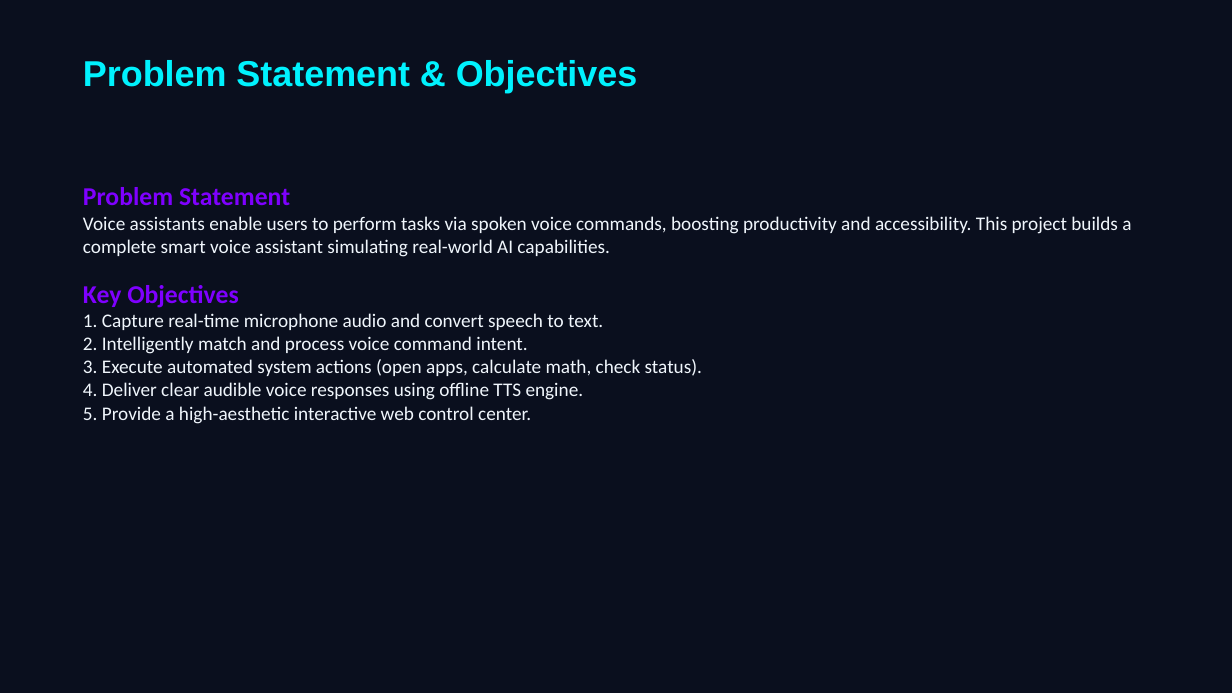
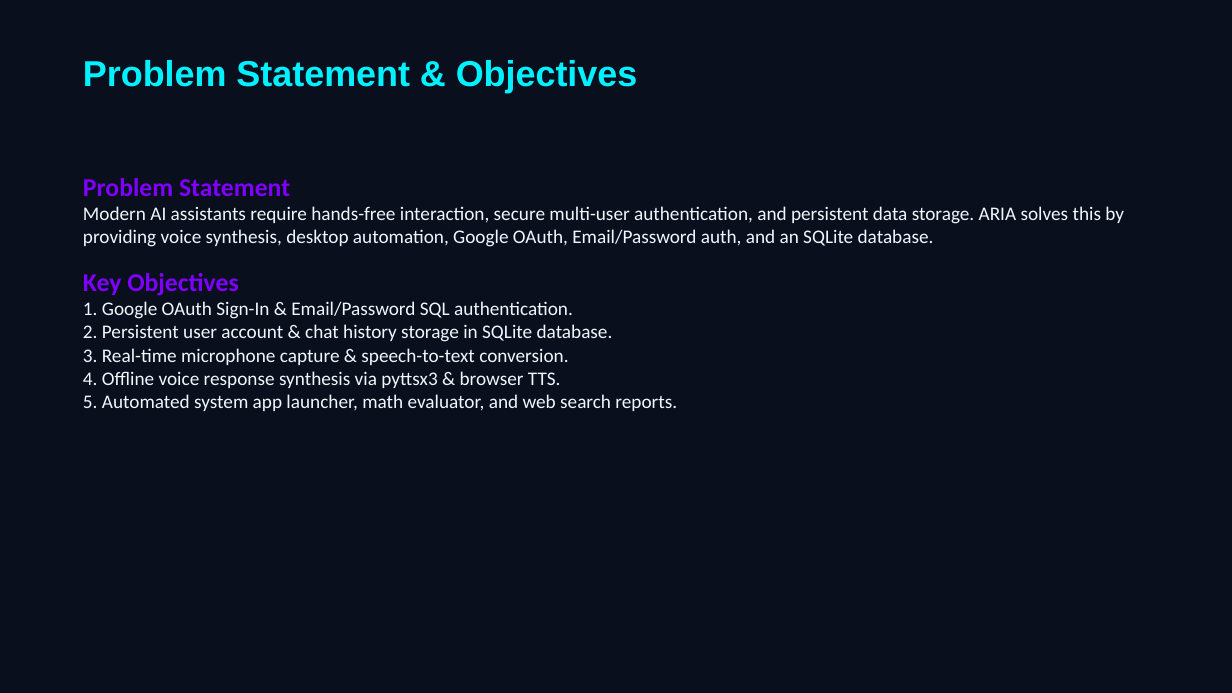
Before and after one commit to Vignesh170000/majorproject_vignesh, a slide deck: slide 2 of AI_Voice_Assistant_Presentation.pptx. Drawn at 1232x693 pixels with LibreOffice and Linux fonts; fonts in the diff are those of the drawing. Boxes give left, top, right and bottom in pixels: in the first picture for what was removed or moved away, otherwise in the second. Text is boxed around its words. In the diff, an @@ line names an element or a change of style, - is before the commit and + after.

```diff
--- a/AI_Voice_Assistant_Presentation.pptx
+++ b/AI_Voice_Assistant_Presentation.pptx
@@ text "Problem Statement": place and size @@
-text "Problem Statement" at (83, 187, 1131, 424)
+text "Problem Statement" at (83, 178, 1124, 411)
@@ text at (83, 206, 1124, 247): text changed @@
-Voice assistants enable users to perform tasks via spoken voice commands, boosting productivity and accessibility. This project builds a complete smart voice assistant simulating real-world AI capabilities.
+Modern AI assistants require hands-free interaction, secure multi-user authentication, and persistent data storage. ARIA solves this by providing voice synthesis, desktop automation, Google OAuth, Email/Password auth, and an SQLite database.
@@ text at (83, 301, 677, 411): text changed @@
-1. Capture real-time microphone audio and convert speech to text.
-2. Intelligently match and process voice command intent.
-3. Execute automated system actions (open apps, calculate math, check status).
-4. Deliver clear audible voice responses using offline TTS engine.
-5. Provide a high-aesthetic interactive web control center.
+1. Google OAuth Sign-In & Email/Password SQL authentication.
+2. Persistent user account & chat history storage in SQLite database.
+3. Real-time microphone capture & speech-to-text conversion.
+4. Offline voice response synthesis via pyttsx3 & browser TTS.
+5. Automated system app launcher, math evaluator, and web search reports.
```
Also in this commit, not shown: 4 other slides changed, 4 slides added, 5 slides removed, 4 other files.
